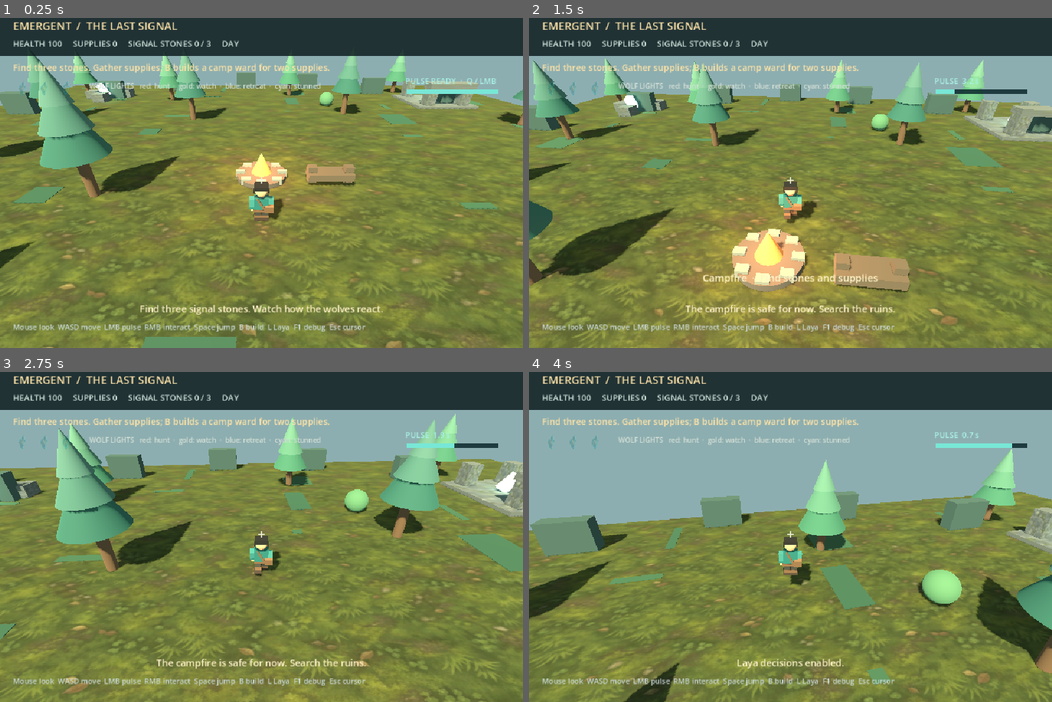
Above: before the commit, frames 1-4 (two rows, left to right).
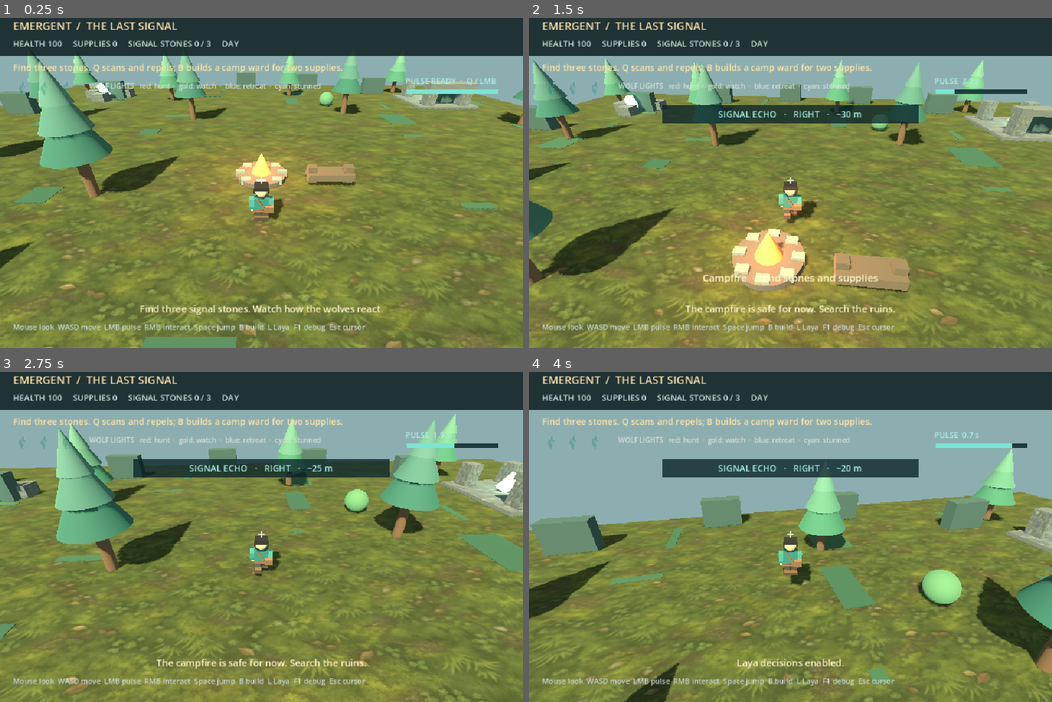
Above: after the commit, the same moments.

Repository: Morainet/Emergent
Game: Godot game, scene res://scenes/forest3d.tscn
Two runs of this game, one before a commit and one after it. Both use one fixed random seed, a clock stepped at 60 frames per second and the inputs below.
Inputs (mouse positions are in pixels of both pictures, inside the frame that each line leads up to):
- Up to frame 1 (0.25 s): no input
- Up to frame 2 (1.5 s): tap Enter at 0.5 s; move the mouse to (816, 179) at 0.52 s; hold R 0.53-1.28 s; hold W from 0.53 s (still down); click (816, 179) at 0.67 s; tap Space at 0.77 s; move the mouse to (764, 183) at 1.27 s; tap E at 1.35 s; click (764, 183) at 1.42 s
- Up to frame 3 (2.75 s): keep holding W; tap Space at 1.52 s; move the mouse to (271, 527) at 2.02 s; tap Q at 2.1 s; click (271, 527) at 2.17 s
- Up to frame 4 (4 s): keep holding W; move the mouse to (785, 540) at 2.77 s; tap B at 2.85 s; click (785, 540) at 2.92 s; tap Space at 3.02, 3.77 s; move the mouse to (827, 537) at 3.52 s; tap L at 3.6 s; click (827, 537) at 3.67 s

The runs differ from the first frame. In frame 1, 0.5% of the frame differs, in the area x 18-66%, y 13-17%; in frame 2, 3.2%, in the area x 18-75%, y 13-32%; in frame 3, 3.2%; in frame 4, 3.2%.

Commit message:
Add pulse-powered signal scanner

Diff:
--- a/scripts/forest3d.gd
+++ b/scripts/forest3d.gd
@@ -32,6 +32,7 @@
 var elapsed := 0.0
 var pulse_cooldown := 0.0
 var pulse_visual := 0.0
+var scan_time := 0.0
 var ai_timer := 0.0
 var ai_busy := false
 var use_laya := false
@@ -54,6 +55,8 @@
 var end_label: Label
 var pulse_label: Label
 var pulse_fill: ColorRect
+var scan_panel: ColorRect
+var scan_label: Label
 var shard_icons: Array[TextureRect] = []
 
 
@@ -100,6 +103,7 @@
 	pack_fear = maxf(0.0, pack_fear - delta * 0.7)
 	pulse_cooldown = maxf(0.0, pulse_cooldown - delta)
 	pulse_visual = maxf(0.0, pulse_visual - delta)
+	scan_time = maxf(0.0, scan_time - delta)
 	message_time = maxf(0.0, message_time - delta)
 	if _is_night() and not was_night:
 		_new_night()
@@ -396,6 +400,15 @@
 	pulse_fill.size = pulse_track.size
 	pulse_fill.mouse_filter = Control.MOUSE_FILTER_IGNORE
 	layer.add_child(pulse_fill)
+	scan_panel = ColorRect.new()
+	scan_panel.color = Color(0.04, 0.14, 0.16, 0.78)
+	scan_panel.position = Vector2(255, 176)
+	scan_panel.size = Vector2(490, 35)
+	scan_panel.mouse_filter = Control.MOUSE_FILTER_IGNORE
+	scan_panel.visible = false
+	layer.add_child(scan_panel)
+	scan_label = _label(scan_panel, Vector2(12, 5), Vector2(466, 26), 17, Color("a8f0e5"))
+	scan_label.horizontal_alignment = HORIZONTAL_ALIGNMENT_CENTER
 	interaction_label = _label(layer, Vector2(270, 492), Vector2(460, 33), 19, Color("fff2c5"))
 	interaction_label.horizontal_alignment = HORIZONTAL_ALIGNMENT_CENTER
 	message_label = _label(layer, Vector2(200, 552), Vector2(600, 35), 18, Color("fff1c9"))
@@ -599,6 +612,7 @@
 		return
 	pulse_cooldown = 4.0
 	pulse_visual = 0.4
+	scan_time = 6.0
 	_update_pulse_effect()
 	var hit := 0
 	for wolf_data in wolves:
@@ -730,14 +744,58 @@
 	message_time = 4.0
 
 
+func _nearest_signal_target() -> Vector3:
+	var nearest := CAMP
+	var best_distance := INF
+	for shard in shards:
+		if shard["taken"]:
+			continue
+		var node: Node3D = shard["node"]
+		var distance := player.global_position.distance_squared_to(node.global_position)
+		if distance < best_distance:
+			best_distance = distance
+			nearest = node.global_position
+	return nearest
+
+
+func _scan_bearing(target: Vector3, yaw: float) -> String:
+	var offset := target - player.global_position
+	offset.y = 0.0
+	if offset.length() < 3.0:
+		return "NEARBY"
+	var direction := offset.normalized()
+	var forward := Vector3(-sin(yaw), 0.0, -cos(yaw))
+	var right := Vector3(cos(yaw), 0.0, -sin(yaw))
+	var angle := atan2(right.dot(direction), forward.dot(direction))
+	if absf(angle) < PI / 6.0:
+		return "AHEAD"
+	if absf(angle) > PI * 5.0 / 6.0:
+		return "BEHIND"
+	return "RIGHT" if angle > 0.0 else "LEFT"
+
+
+func _scan_text() -> String:
+	var target := _nearest_signal_target()
+	var flat_distance := Vector2(target.x - player.global_position.x, target.z - player.global_position.z).length()
+	var kind := "CAMP ECHO" if collected == 3 else "SIGNAL ECHO"
+	var bearing := _scan_bearing(target, camera_yaw)
+	if bearing == "NEARBY":
+		return "%s   ·   NEARBY" % kind
+	var approximate_distance := maxi(5, roundi(flat_distance / 5.0) * 5)
+	return "%s   ·   %s   ·   ~%d m" % [kind, bearing, approximate_distance]
+
+
 func _update_ui() -> void:
 	title_label.text = "EMERGENT  /  THE LAST SIGNAL"
 	stats_label.text = "HEALTH %d     SUPPLIES %d     SIGNAL STONES %d / 3     %s" % [maxi(0, roundi(player_hp)), supplies, collected, "NIGHT" if _is_night() else "DAY"]
-	objective_label.text = "Find three stones. Gather supplies; B builds a camp ward for two supplies."
+	objective_label.text = "Find three stones. Q scans and repels; B builds a camp ward for two supplies."
 	for i in shard_icons.size():
 		shard_icons[i].modulate = Color.WHITE if i < collected else Color(0.7, 0.8, 0.78, 0.25)
 	pulse_label.text = "PULSE READY  ·  Q / LMB" if pulse_cooldown <= 0.0 else "PULSE  %.1f s" % pulse_cooldown
 	pulse_fill.size.x = 175.0 * (1.0 - pulse_cooldown / 4.0)
+	scan_panel.visible = scan_time > 0.0 and not game_over
+	if scan_panel.visible:
+		scan_label.text = _scan_text()
 	interaction_label.text = _nearby_interaction_text() if not game_over else ""
 	message_label.text = message if message_time > 0.0 else ""
 	debug_label.text = ("WOLVES: %s [%s]  /  hunger %d  fear %d  /  Laya %s" % [pack_action.to_upper(), pack_source, round …(183 unchanged characters)…
--- a/tests/smoke.gd
+++ b/tests/smoke.gd
@@ -28,6 +28,15 @@
 	game.call("_pulse")
 	assert(pulse_ring.visible and game.get("pulse_cooldown") == 4.0, "Pulse should show its ring and start cooldown")
 	game.call("_update_ui")
+	var scan_panel: ColorRect = game.get("scan_panel")
+	var scan_label: Label = game.get("scan_label")
+	assert(scan_panel.visible and scan_label.text.contains("SIGNAL ECHO"), "Pulse should reveal a temporary signal scan")
+	var player_pos := player.global_position
+	assert(game.call("_scan_bearing", player_pos + Vector3(0.0, 0.0, -10.0), 0.0) == "AHEAD", "Scan bearing should follow camera forward")
+	assert(game.call("_scan_bearing", player_pos + Vector3(10.0, 0.0, 0.0), 0.0) == "RIGHT", "Scan bearing should report camera right")
+	game.set("scan_time", 0.0)
+	game.call("_update_ui")
+	assert(not scan_panel.visible, "Scan should disappear after its timer")
 	var pulse_fill: ColorRect = game.get("pulse_fill")
 	assert(is_zero_approx(pulse_fill.size.x), "Pulse bar should empty after firing")
 	game.set("pulse_visual", 0.2)
@@ -59,6 +68,7 @@
 		player.global_position = node.global_position + Vector3(0.0, 0.8, 0.0)
 		game.call("_interact")
 	assert(game.get("collected") == 3, "All signal stones should be collectible")
+	assert(game.call("_scan_text").contains("CAMP ECHO"), "Scan should point back to camp after all stones")
 	game.call("_update_ui")
 	assert(icons[2].modulate.a > 0.9, "Collected signal stones should light up in HUD")
 	player.global_position = Vector3(0.0, 1.0, 0.0)
@@ -90,5 +100,5 @@
 	assert(game.call("_local_pack_decision") == "hunt", "Nighttime pack should hunt nearby prey")
 	game.set("pack_fear", 80.0)
 	assert(game.call("_local_pack_decision") == "retreat", "Frightened pack should retreat")
-	print("SMOKE TEST PASSED: pulse feedback, wolf signals, avatar animation, textures, HUD icons, movement, collection, ward, victory, wolf decisions")
+	print("SMOKE TEST PASSED: signal scanner, pulse feedback, wolf signals, avatar animation, textures, HUD icons, movement, collection, ward, victory, wolf decisions")
 	quit(0)
Not shown, changed: README.md
